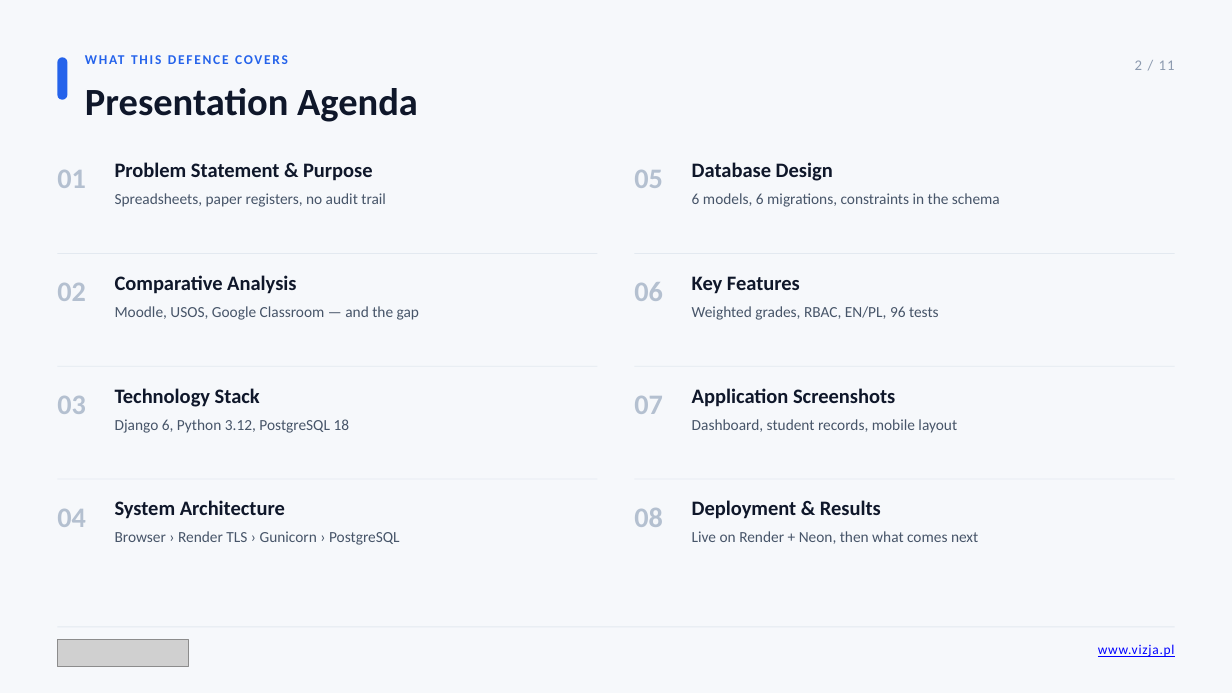
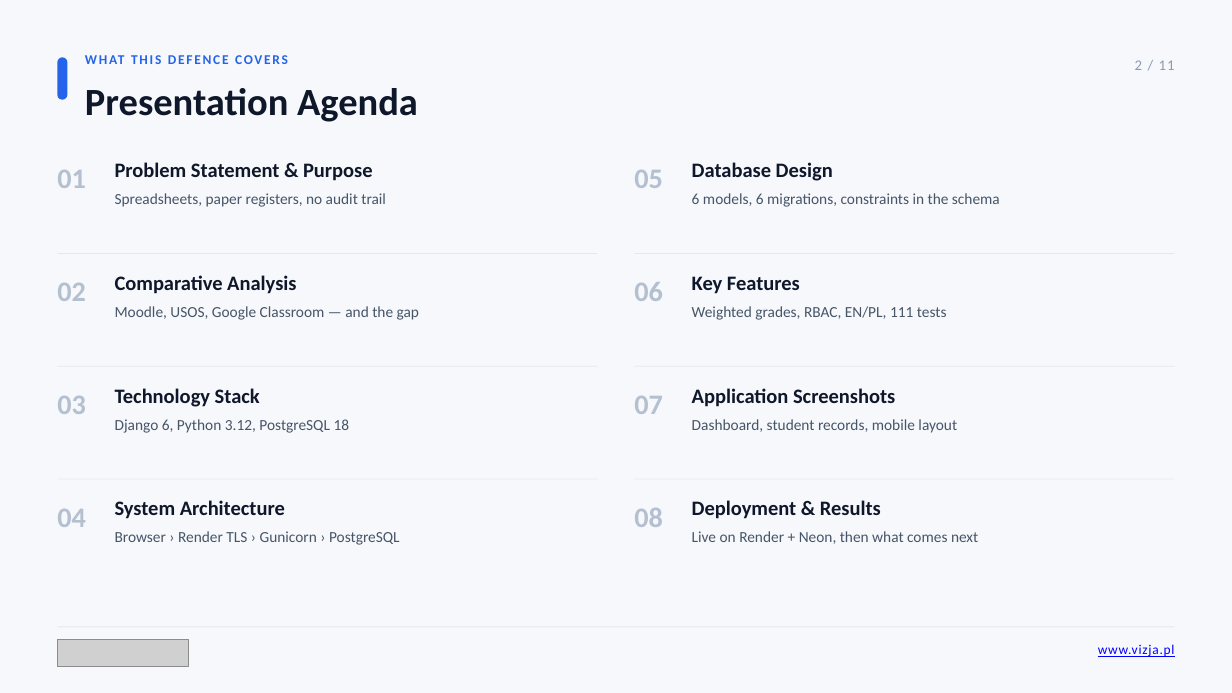
Before and after one commit to maksym671/Diploma-Project-SMS-Management-System, a slide deck: slide 2 of Maksym_Shpak_Diploma_Presentation.pptx. Drawn at 1232x693 pixels with LibreOffice and Linux fonts; fonts in the diff are those of the drawing; grey boxes stand for pictures. Boxes give left, top, right and bottom in pixels: in the first picture for what was removed or moved away, otherwise in the second. Text is boxed around its words. In the diff, an @@ line names an element or a change of style, - is before the commit and + after.

```diff
--- a/Maksym_Shpak_Diploma_Presentation.pptx
+++ b/Maksym_Shpak_Diploma_Presentation.pptx
@@ text at [692,306,947,320]: text changed @@
-Weighted grades, RBAC, EN/PL, 96 tests
+Weighted grades, RBAC, EN/PL, 111 tests
```
Also in this commit, not shown: 3 other slides changed, 1 other file.
